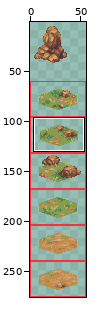
Edited in one commit: sprite sheet (dist/assets/hex-tile-experiment-tiles.png). The picture above shows the old version from afar; the outline marks the close-up.
Close-up. The starting point:
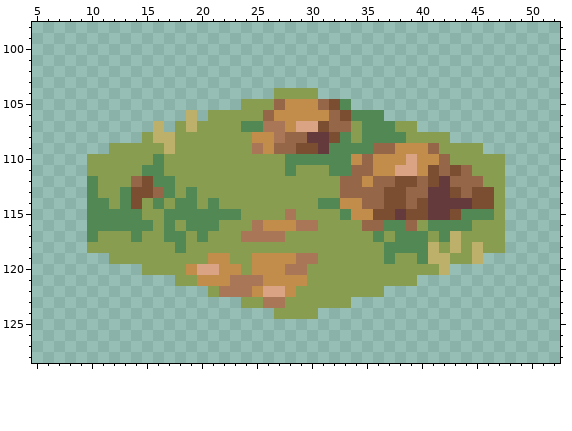
The file is 56x276 pixels. Shown: x 5..52, y 98..128. The wide view leaves out empty margins.
The result:
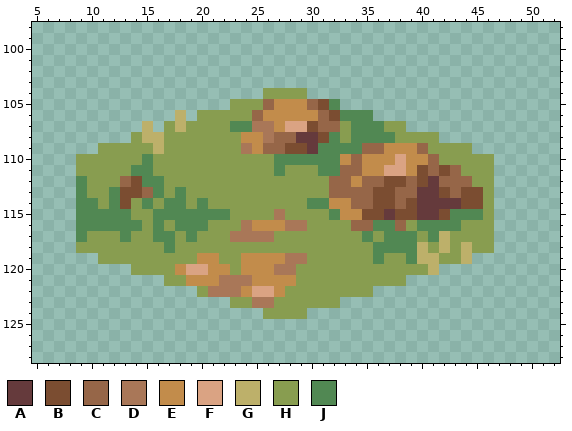
Palette (. is transparent): A #653a3c  B #7b4d31  C #966648  D #a97758  E #c28c4b  F #daa383  G #bdb06a  H #889d50  J #518853
Commit: Expanded the set of tiles to include all the graphical variants I'd drawn.
Diff:
y 104: x 26 . -> H; x 30 H -> .
y 105: x 23 . -> H; x 26..27 HC -> CE; x 30..33 ECBJ -> CBJ.
y 106: x 18..20 .G. -> G.H; x 25..26 HC -> CE; x 31..33 ECB -> CBJ; x 36 J -> .
y 107: x 15..19 .G.HG -> G.HGH; x 23 H -> J; x 25 J -> D; x 27..28 DE -> EF; x 30..31 FB -> BC; x 33..34 CH -> HJ; x 37 J -> H; x 39 H -> .
y 108: x 14..15 .H -> HG; x 17 G -> H; x 24 H -> E; x 26..27 ED -> DC; x 29 C -> A; x 31..34 ABJH -> BJHJ; x 38 J -> H; x 42 H -> .
y 109: x 11 . -> H; x 16..17 HG -> GH; x 24..26 HDE -> DEC; x 28 C -> B; x 30..31 BA -> AJ; x 35 J -> C; x 37 C -> E; x 40..41 EC -> CH; x 45 H -> .
y 110: x 9 . -> H; x 15..16 HJ -> JH; x 27 H -> J; x 33..35 JEC -> ECE; x 38..39 EF -> FE; x 41..42 EC -> CH; x 47 H -> .
y 111: x 9 . -> H; x 14 H -> J; x 16 J -> H; x 27..28 HJ -> JH; x 31 H -> J; x 33 J -> C; x 35 C -> E; x 37 E -> F; x 39..44 FEBCBC -> EBCBCH; x 47 H -> .
y 112: x 9..10 .J -> JH; x 13..15 HCB -> CBJ; x 17 J -> H; x 32 H -> C; x 34..35 CE -> EC; x 37 C -> B; x 39..42 BCBA -> CBAC; x 45 C -> H; x 47 H -> .
y 113: x 9..10 .J -> JH; x 12..13 HJ -> JB; x 15..19 BCJHJ -> CJHJH; x 32 H -> C; x 36 C -> B; x 38 B -> C; x 40 C -> A; x 42..44 ABC -> BCB; x 46..47 BH -> H.
y 114: x 9 . -> J; x 11..17 JHJBHJH -> HJBHJHJ; x 19..21 JHJ -> HJH; x 30 H -> J; x 32 J -> E; x 34 E -> C; x 36 C -> B; x 38..40 BCB -> CBA; x 44 A -> B; x 46..47 BH -> H.
y 115: x 9 . -> J; x 14 J -> H; x 16 H -> J; x 23 J -> H; x 27..28 HD -> DH; x 32..33 HJ -> JE; x 35 E -> B; x 37..38 BA -> AB; x 40 B -> A; x 42..43 AB -> BJ; x 46..47 JH -> H.
y 116: x 9 . -> J; x 15..18 JHJH -> HJHJ; x 21 J -> H; x 24..25 HD -> DE; x 28 E -> D; x 30 D -> H; x 34 H -> C; x 36 C -> J; x 38..40 JCH -> CHJ; x 44 J -> H; x 47 H -> .
y 117: x 9..10 .J -> JH; x 13..14 HJ -> JH; x 16 H -> J; x 18..20 JHJ -> HJH; x 23 H -> D; x 27 D -> H; x 35..37 HJH -> JHJ; x 40..43 JHJG -> HJGH; x 47 H -> .
y 118: x 9 . -> H; x 17..18 HJ -> JH; x 36 H -> J; x 40..45 JGHGHG -> GHGHGH; x 47 H -> .
y 119: x 11 . -> H; x 20 H -> E; x 22 E -> H; x 24 H -> E; x 28 E -> D; x 30 D -> H; x 36..37 HJ -> JH; x 39..40 HJ -> JG; x 42 G -> H; x 44..45 HG -> G.
y 120: x 14 . -> H; x 18..19 HE -> EF; x 21 F -> E; x 23..24 EH -> HE; x 27 E -> D; x 29 D -> H; x 41..42 HG -> G.
y 121: x 17 . -> H; x 19 H -> E; x 22 E -> D; x 25 D -> E; x 29 E -> H; x 39 H -> .
y 122: x 20..21 .H -> HD; x 24..25 DE -> EF; x 27..28 FE -> EH; x 36 H -> .
y 123: x 23 . -> H; x 25 H -> D; x 27 D -> H; x 33 H -> .
y 124: x 26 . -> H; x 30 H -> .
